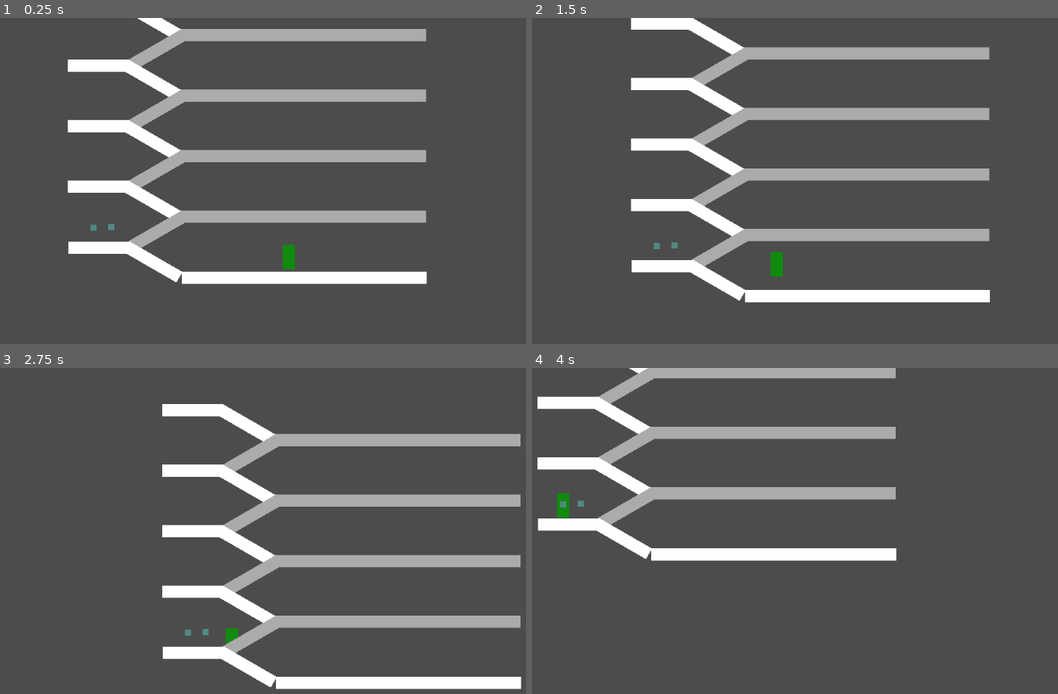
Above: before the commit, frames 1-4 (two rows, left to right).
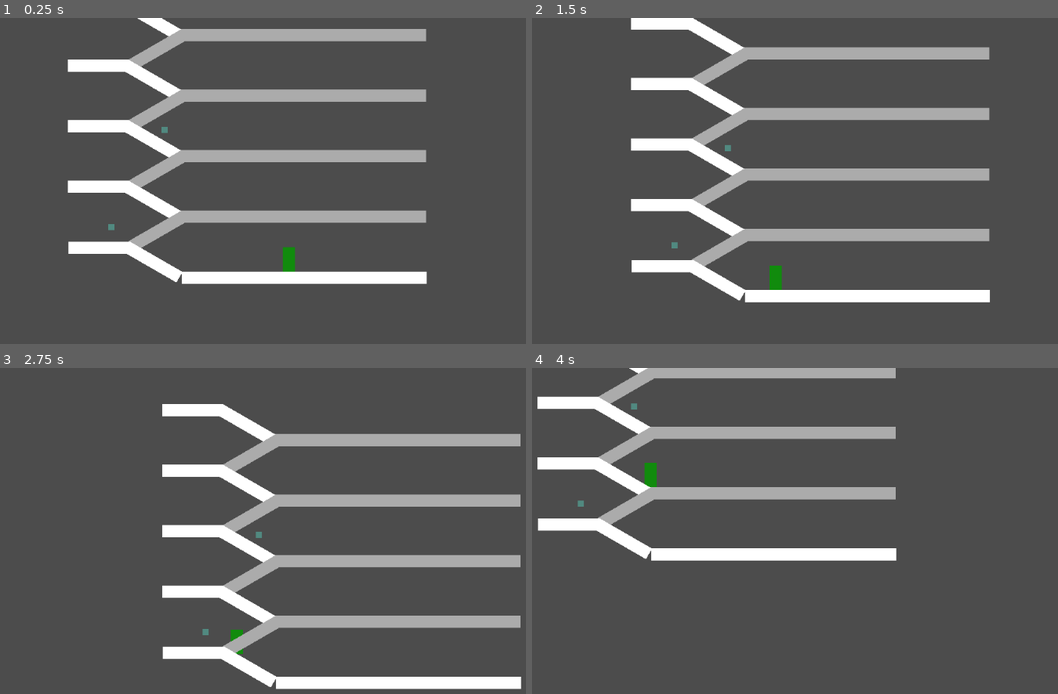
Above: after the commit, the same moments.

Repository: MilanVasko/ludum-dare-51
Game: Godot game, scene res://main.tscn
Same seed, same stepped clock (60 frames per second), same inputs: the game is played once before the commit and once after it.
Inputs (mouse positions are in pixels of both pictures, inside the frame that each line leads up to):
- Up to frame 1 (0.25 s): no input
- Up to frame 2 (1.5 s): move the mouse to (900, 184) at 0.52 s; click (900, 184) at 0.67 s; drag from (637, 220) to (731, 275) at 1.27 s
- Up to frame 3 (2.75 s): move the mouse to (289, 472) at 2.02 s; click (289, 472) at 2.17 s
- Up to frame 4 (4 s): drag from (731, 625) to (574, 495) at 2.77 s; move the mouse to (947, 605) at 3.52 s; click (947, 605) at 3.67 s

The runs differ from the first frame. In frame 1, less than 0.1% of the frame differs, in the area x 17-57%, y 33-78%; in frame 2, 0.3%; in frame 3, 0.1%; in frame 4, 0.4%, in the area x 4-24%, y 10-46%.

Commit message:
Pathfinding is working

Diff:
--- a/employee/employee.gd
+++ b/employee/employee.gd
@@ -1,4 +1,6 @@
 extends Node2D
+
+const Waypoint = preload("res://waypoint/waypoint.gd")
 
 export(NodePath) var test_target_node_path
 onready var test_target_node: Node2D = get_node(test_target_node_path)
@@ -20,7 +22,9 @@
 	var target_position: Vector2 = path_to_travel[current_travel_index]
 	var rest_of_the_way := target_position - global_position
 	var intended_movement := rest_of_the_way.normalized() * SPEED * delta
-	if intended_movement.length_squared() > rest_of_the_way.length_squared():
+
+	if is_zero_approx(intended_movement.length_squared()) || \
+	   intended_movement.length_squared() > rest_of_the_way.length_squared():
 		intended_movement = rest_of_the_way
 		current_travel_index += 1
 	global_position += intended_movement
@@ -30,5 +34,75 @@
 	current_travel_index = 0
 
 func find_path_to(global_target_position: Vector2) -> Array:
+	var w := Waypoint.new()
+	w.neighbours = []
+	print(w)
 	var waypoints := get_tree().get_nodes_in_group("waypoint")
-	return [Global.find_projected_waypoint(waypoints, test_target_node.global_position)]
+	var neighbour_waypoints := Global.find_neighbour_waypoints(waypoints, global_target_position)
+	return a_star(
+		neighbour_waypoints[0],
+		neighbour_waypoints[1],
+		Global.find_projected_waypoint(waypoints, global_target_position)
+	)
+	#return [Global.find_projected_waypoint(waypoints, test_target_node.global_position)]
+
+func reconstruct_path(came_from: Dictionary, current: Waypoint, real_target: Vector2) -> Array:
+	var total_path := [current.global_position]
+	while came_from.has(current):
+		current = came_from[current]
+		if current.is_inside_tree():
+			total_path.push_front(current.global_position)
+	total_path.push_back(real_target)
+	return total_path
+
+func a_star(goal_a: Waypoint, goal_b: Waypoint, real_target: Vector2) -> Array:
+	var start := create_initial_waypoint()
+	var open_set := [start]
+
+	var came_from := {}
+
+	var g_score := {}
+	g_score[start] = 0
+
+	while !open_set.empty():
+		var current_id := 0
+		var current: Waypoint = open_set[current_id]
+		if current == goal_a || current == goal_b:
+			return reconstruct_path(came_from, current, real_target)
+
+		open_set.remove(current_id)
+		for neighbour_path in current.neighbours:
+			var neighbour
+			if current.is_inside_tree():
+				neighbour = current.get_node(neighbour_path)
+			else:
+				neighbour = get_node(neighbour_path)
+
+			var cgp
+			if current.is_inside_tree():
+				cgp = current.global_position
+			else:
+				cgp = global_position
+
+			var tentative_g_score: float = \
+				g_score[current] + cgp.distance_to(neighbour.global_position)
+
+			if tentative_g_score < g_score.get(neighbour, INF):
+				# This path to neighbor is better than any previous one. Record it!
+				came_from[neighbour] = current
+				g_score[neighbour] = tentative_g_score
+				if open_set.find(neighbour) < 0:
+					open_set.append(neighbour)
+
+	assert(false, "Could not find path")
+	return []
+
+func create_initial_waypoint() -> Waypoint:
+	var waypoints := get_tree().get_nodes_in_group("waypoint")
+	var neighbours := Global.find_neighbour_waypoints(waypoints, global_position)
+	var waypoint_a: Node2D = neighbours[0]
+	var waypoint_b: Node2D = neighbours[1]
+
+	var result := Waypoint.new()
+	result.neighbours = [waypoint_a.get_path(), waypoint_b.get_path()]
+	return result
--- a/employee/employee.tscn
+++ b/employee/employee.tscn
@@ -5,6 +5,8 @@
 
 [node name="Employee" type="Node2D"]
 script = ExtResource( 2 )
+test_target_node_path = null
+target_defect_type = null
 
 [node name="Sprite" type="Sprite" parent="."]
 modulate = Color( 0.0705882, 0.54902, 0.054902, 1 )
--- a/global/global.gd
+++ b/global/global.gd
@@ -23,12 +23,13 @@
 	var closest_waypoint = null
 	for w in waypoints:
 		var waypoint: Node2D = w
-		if waypoint.global_position.y > global_position.y:
+		if waypoint.global_position.y > global_position.y - 5.0:
 			if closest_waypoint == null:
 				closest_waypoint = waypoint
 				continue
 			if is_closer(waypoint, closest_waypoint, global_position):
 				closest_waypoint = waypoint
+	assert(closest_waypoint != null)
 	return closest_waypoint
 
 func find_neighbour_to_closest_waypoint(closest_waypoint: Node2D, global_position: Vector2) -> Node2D:
--- a/main.tscn
+++ b/main.tscn
@@ -10,6 +10,7 @@
 
 [node name="Employee" parent="." instance=ExtResource( 1 )]
 test_target_node_path = NodePath("../Defect")
+target_defect_type = 0
 
 [node name="Camera" parent="." instance=ExtResource( 2 )]
 position = Vector2( -615, -574 )
@@ -110,7 +111,7 @@
 scale = Vector2( 5, 1 )
 
 [node name="Defect" parent="." instance=ExtResource( 4 )]
-position = Vector2( -1721, -357 )
+position = Vector2( -1142, -1160 )
 
 [node name="Defect2" parent="." instance=ExtResource( 4 )]
 position = Vector2( -1573, -362 )
@@ -142,42 +143,56 @@
 
 [node name="Waypoint3" parent="Waypoints" instance=ExtResource( 5 )]
 position = Vector2( 994, -992 )
+neighbours = [ NodePath("../Waypoint8") ]
 
 [node name="Waypoint4" parent="Waypoints" instance=ExtResource( 5 )]
 position = Vector2( 993, -1487 )
+neighbours = [ NodePath("../Waypoint9") ]
 
 [node name="Waypoint5" parent="Waypoints" instance=ExtResource( 5 )]
 position = Vector2( 994, -1982 )
+neighbours = [ NodePath("../Waypoint10") ]
 
 [node name="Waypoint8" parent="Waypoints" instance=ExtResource( 5 )]
 position = Vector2( -1006, -992 )
+neighbours = [ NodePath("../Waypoint12"), NodePath("../Waypoint3"), NodePath("../Waypoint13") ]
 
 [node name="Waypoint9" parent="Waypoints" instance=ExtResource( 5 )]
 position = Vector2( -1007, -1487 )
+neighbours = [ NodePath("../Waypoint13"), NodePath("../Waypoint4"), NodePath("../Waypoint14") ]
 
 [node name="Waypoint10" parent="Waypoints" instance=ExtResource( 5 )]
 position = Vector2( -1006, -1982 )
+neighbours = [ NodePath("../Waypoint14"), NodePath("../Waypoint5"), NodePath("../Waypoint15") ]
 
 [node name="Waypoint12" parent="Waypoints" instance=ExtResource( 5 )]
 position = Vector2( -1435, -744 )
+neighbours = [ NodePath("../Waypoint7"), NodePath("../Waypoint17"), NodePath("../Waypoint8") ]
 
 [node name="Waypoint13" parent="Waypoints" instance=ExtResource( 5 )]
 position = Vector2( -1434, -1239 )
+neighbours = [ NodePath("../Waypoint8"), NodePath("../Waypoint18"), NodePath("../Waypoint9") ]
 
 [node name="Waypoint14" parent="Waypoints" instance=ExtResource( 5 )]
 position = Vector2( -1435, -1734 )
+neighbours = [ NodePath("../Waypoint9"), NodePath("../Waypoint19"), NodePath("../Waypoint10") ]
 
 [node name="Waypoint15" parent="Waypoints" instance=ExtResource( 5 )]
 position = Vector2( -1434, -2229 )
+neighbours = [ NodePath("../Waypoint10"), NodePath("../Waypoint20") ]
 
 [node name="Waypoint17" parent="Waypoints" instance=ExtResource( 5 )]
 position = Vector2( -1931, -744 )
+neighbours = [ NodePath("../Waypoint12") ]
 
 [node name="Waypoint18" parent="Waypoints" instance=ExtResource( 5 )]
 position = Vector2( -1930, -1239 )
+neighbours = [ NodePath("../Waypoint13") ]
 
 [node name="Waypoint19" parent="Waypoints" instance=ExtResource( 5 )]
 position = Vector2( -1931, -1734 )
+neighbours = [ NodePath("../Waypoint14") ]
 
 [node name="Waypoint20" parent="Waypoints" instance=ExtResource( 5 )]
 position = Vector2( -1930, -2229 )
+neighbours = [ NodePath("../Waypoint15") ]
